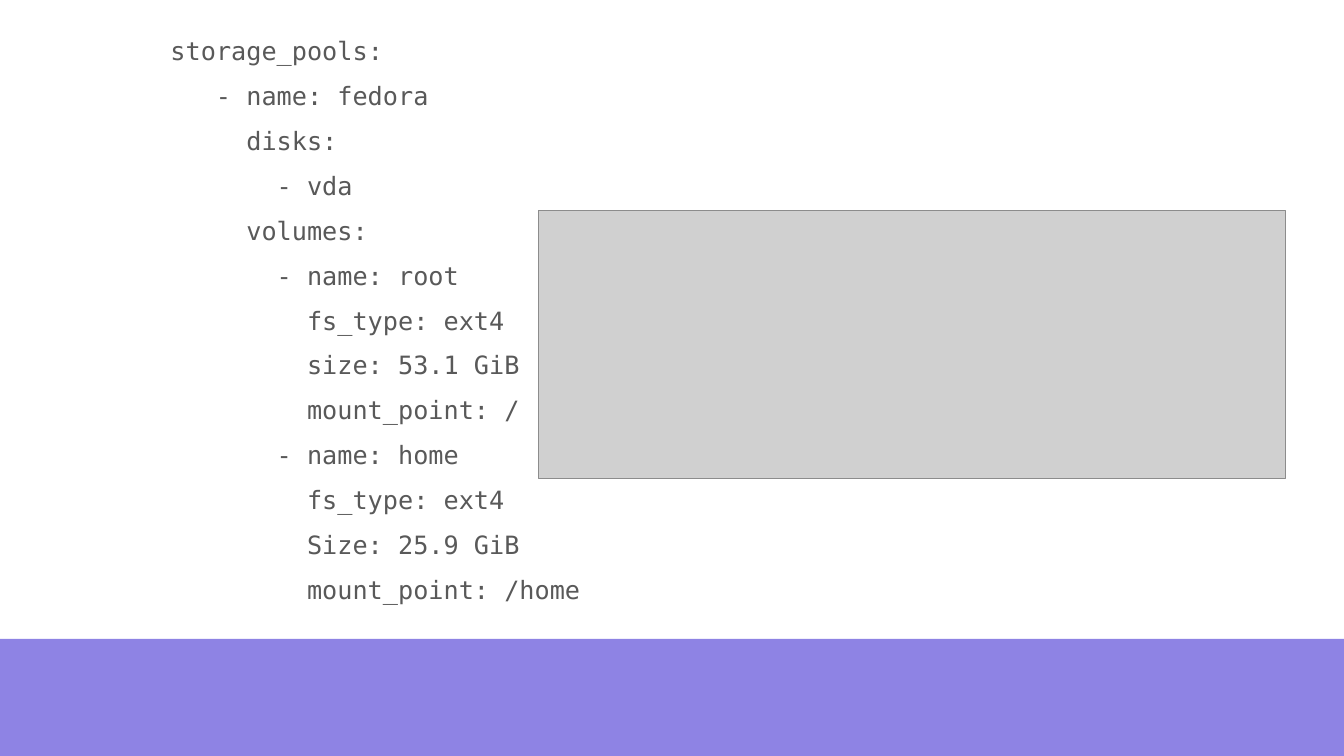
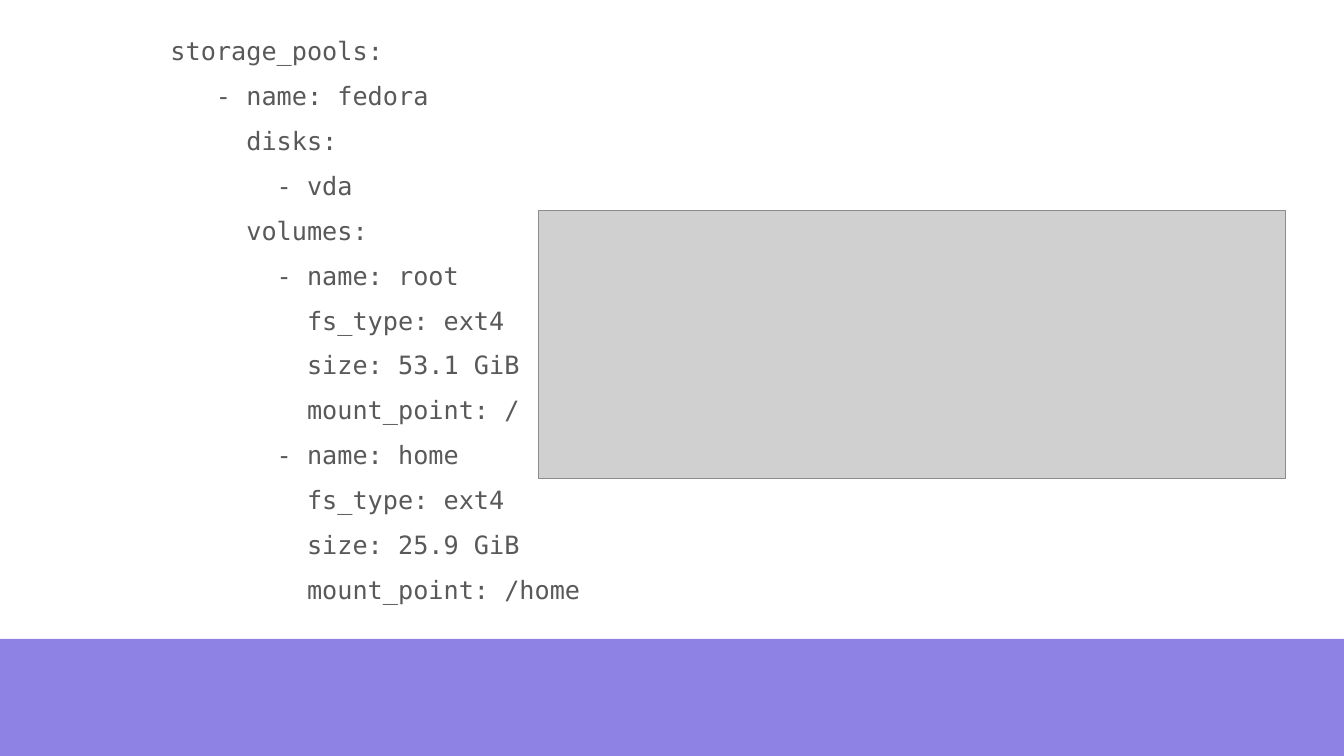
Before and after one commit to vojtechtrefny/slides, a slide deck: slide 5 of Manage storage easily with Linux System Roles/storage-role.odp. Drawn at 1344x756 pixels with LibreOffice and Linux fonts; fonts in the diff are those of the drawing; grey boxes stand for pictures; background and template pictures are left out. Boxes give left, top, right and bottom in pixels: in the first picture for what was removed or moved away, otherwise in the second. Text is boxed around its words. In the diff, an @@ line names an element or a change of style, - is before the commit and + after.

```diff
--- a/Manage storage easily with Linux System Roles/storage-role.odp
+++ b/Manage storage easily with Linux System Roles/storage-role.odp
@@ text at (307,535,520,555): text changed @@
-Size: 25.9 GiB
+size: 25.9 GiB
```
Also in this commit, not shown: 4 other slides changed, 1 other file.
